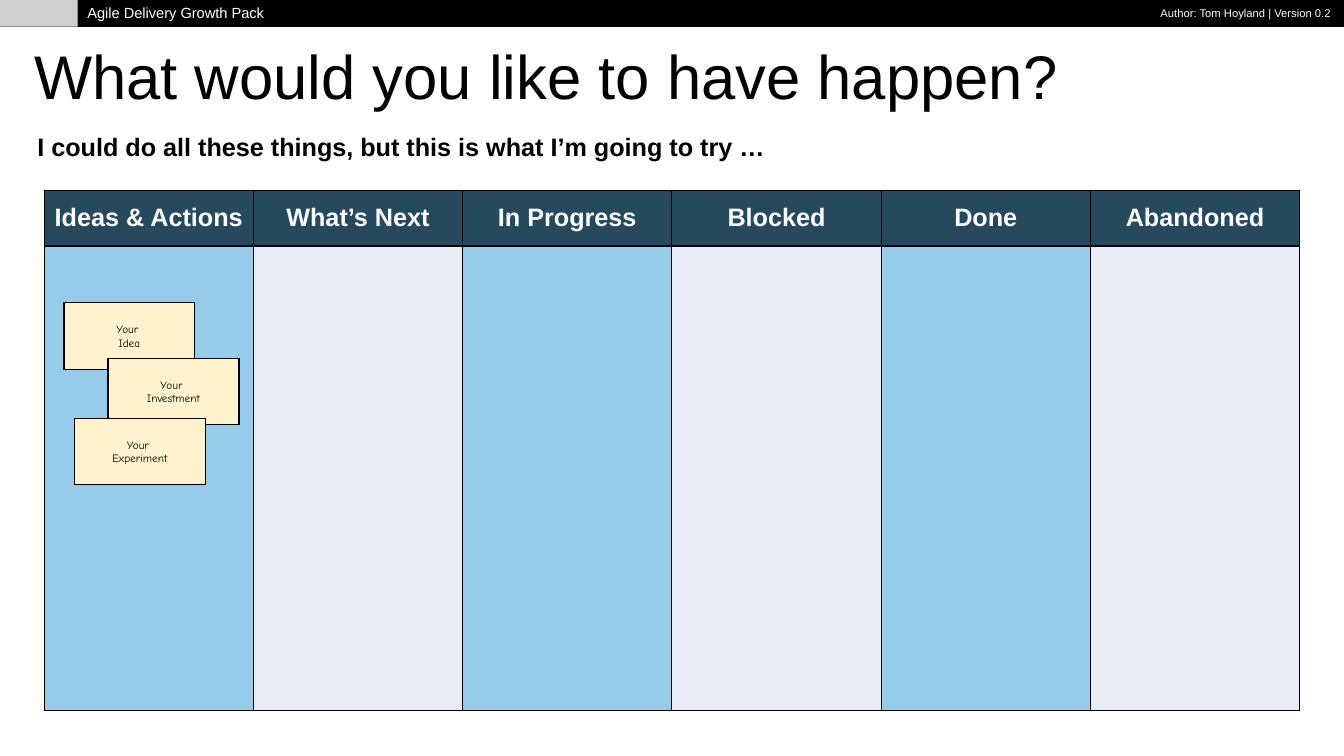
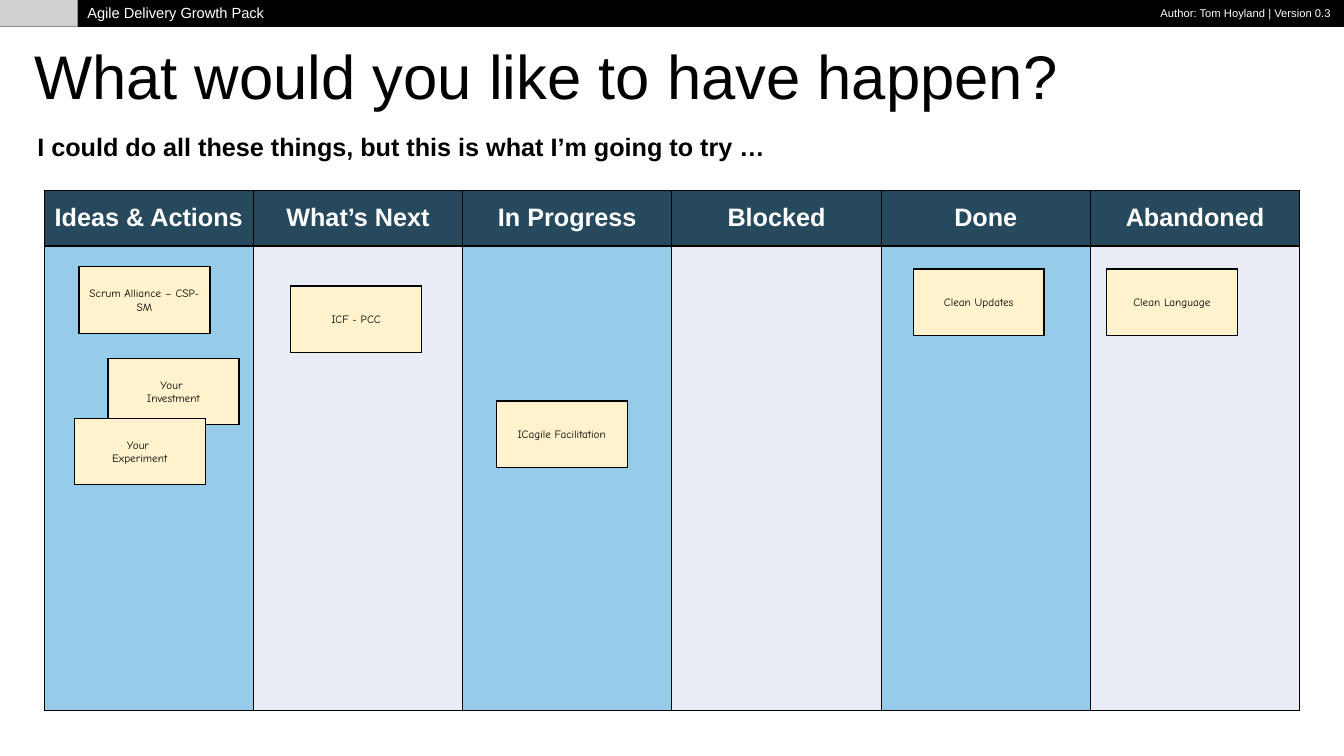
Before and after one commit to tomhoyland/agile-growth-pack, a slide deck: slide 5 of AgileDeliveryGrowthPack.pptx. Drawn at 1344x756 pixels with LibreOffice and Linux fonts; fonts in the diff are those of the drawing; grey boxes stand for pictures. Boxes give left, top, right and bottom in pixels: in the first picture for what was removed or moved away, otherwise in the second. Text is boxed around its words. In the diff, an @@ line names an element or a change of style, - is before the commit and + after.

Commit message:
Added v0.3 files for PDF and PPT

```diff
--- a/AgileDeliveryGrowthPack.pptx
+++ b/AgileDeliveryGrowthPack.pptx
@@ rectangle added at <box>79,267,210,334</box>, fill #FFF2CC, outline #000000 1 pt, 8 pt, text #000000 @@
+Scrum Alliance – CSP-SM
@@ rectangle added at <box>913,269,1045,336</box>, fill #FFF2CC, outline #000000 1 pt, 8 pt, text #000000 @@
+Clean Updates
@@ rectangle added at <box>1107,269,1238,336</box>, fill #FFF2CC, outline #000000 1 pt, 8 pt, text #000000 @@
+Clean Language
@@ rectangle added at <box>290,286,421,353</box>, fill #FFF2CC, outline #000000 1 pt, 8 pt, text #000000 @@
+ICF - PCC
@@ rectangle removed at <box>64,302,195,369</box> @@
-Your
-Idea
@@ rectangle added at <box>497,401,628,468</box>, fill #FFF2CC, outline #000000 1 pt, 8 pt, text #000000 @@
+ICagile Facilitation
```
Also in this commit, not shown: 5 other slides changed, 1 other file.
